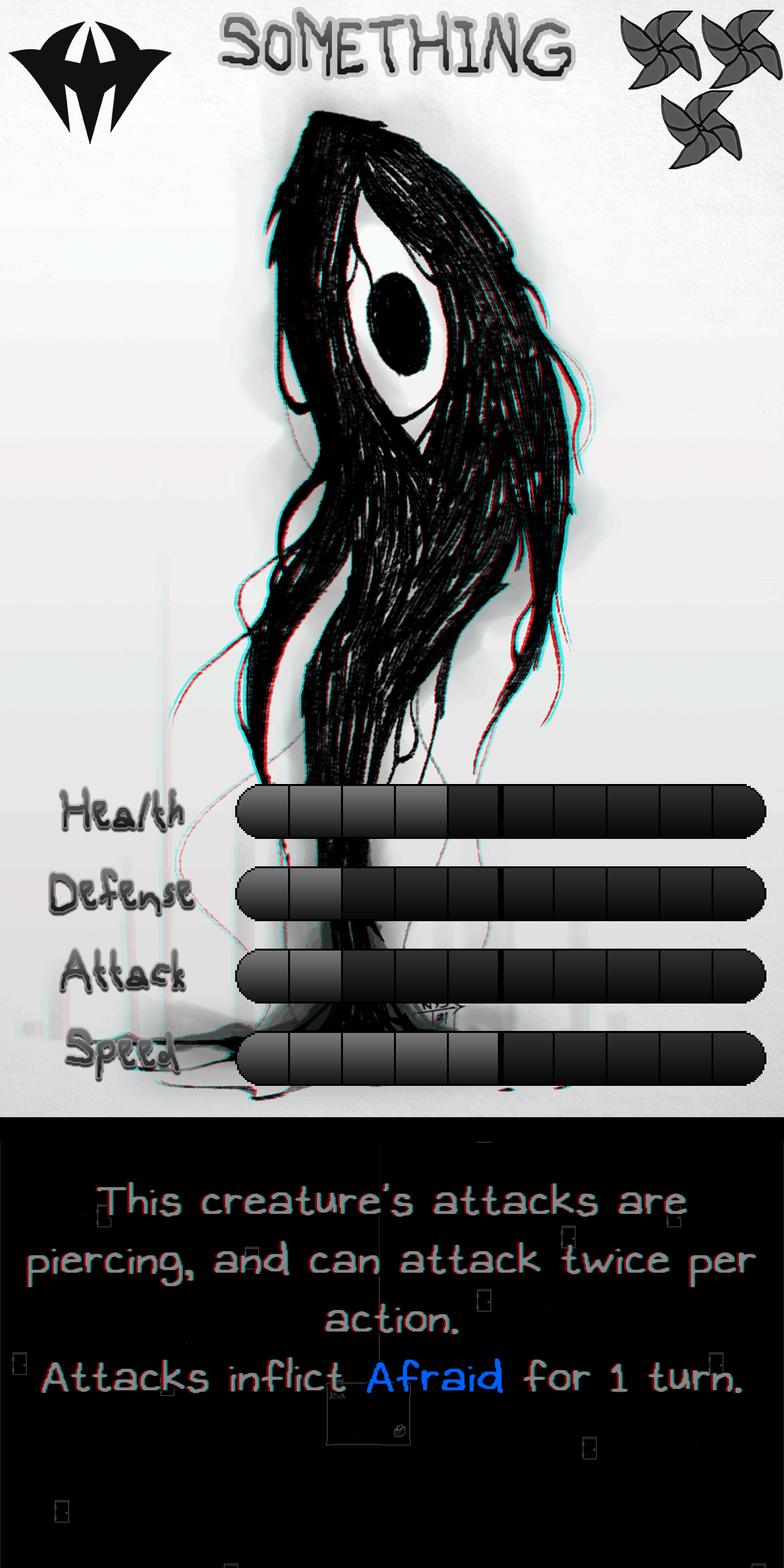
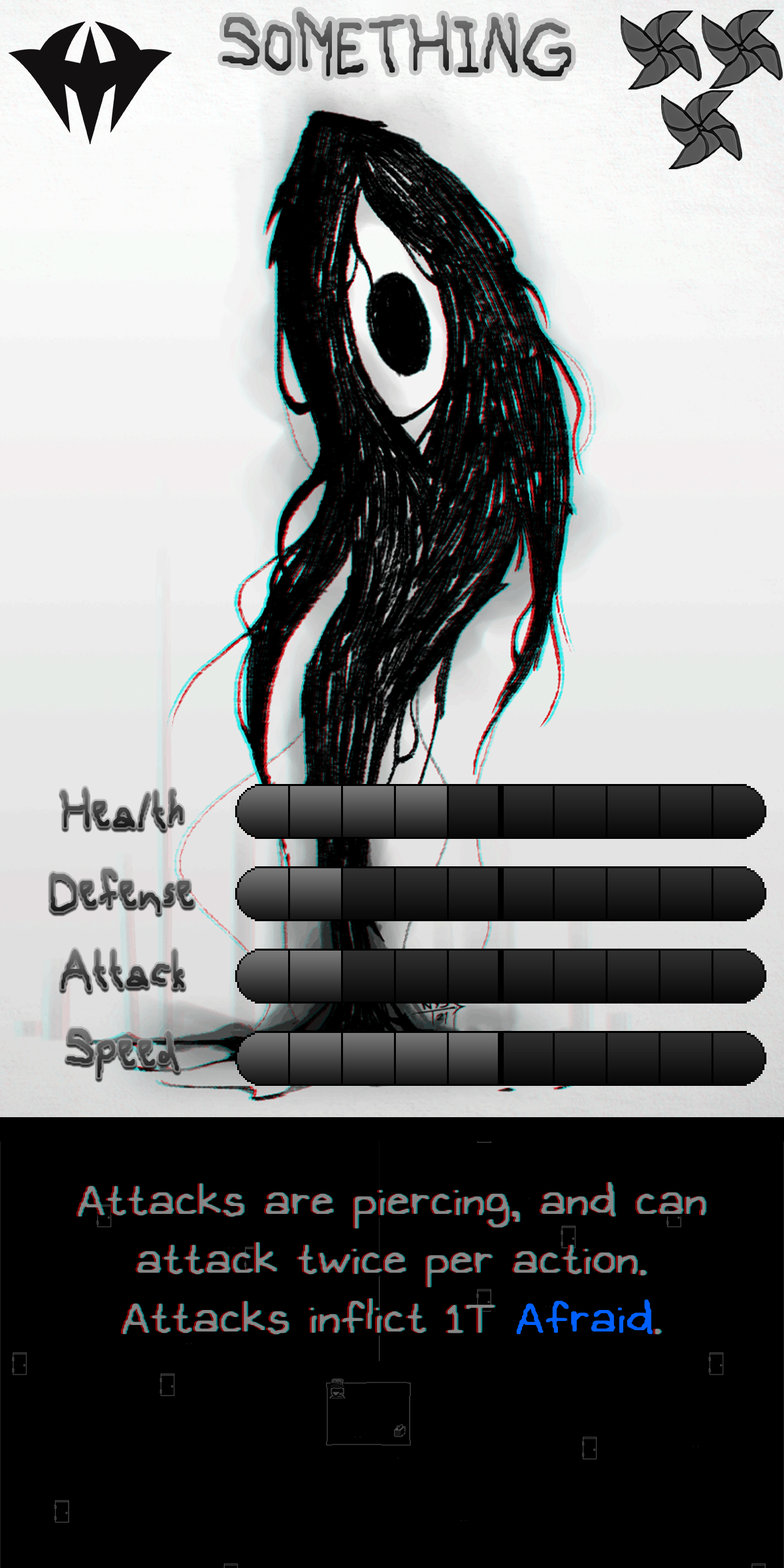
Comparing the layer stacks of the two 784 x 1568 images. Changes:
renamed "Ability copy 2" to "Attacks are piercing, and can attack twice per action. Attacks", painted on it over (x1=26, y1=1181, x2=754, y2=1394)
renamed "Ability copy" to "Attacks are piercing, and can attack twice per action. Attacks", painted on it over (x1=29, y1=1181, x2=757, y2=1394)
painted on "Ability" over (x1=28, y1=1181, x2=756, y2=1394)